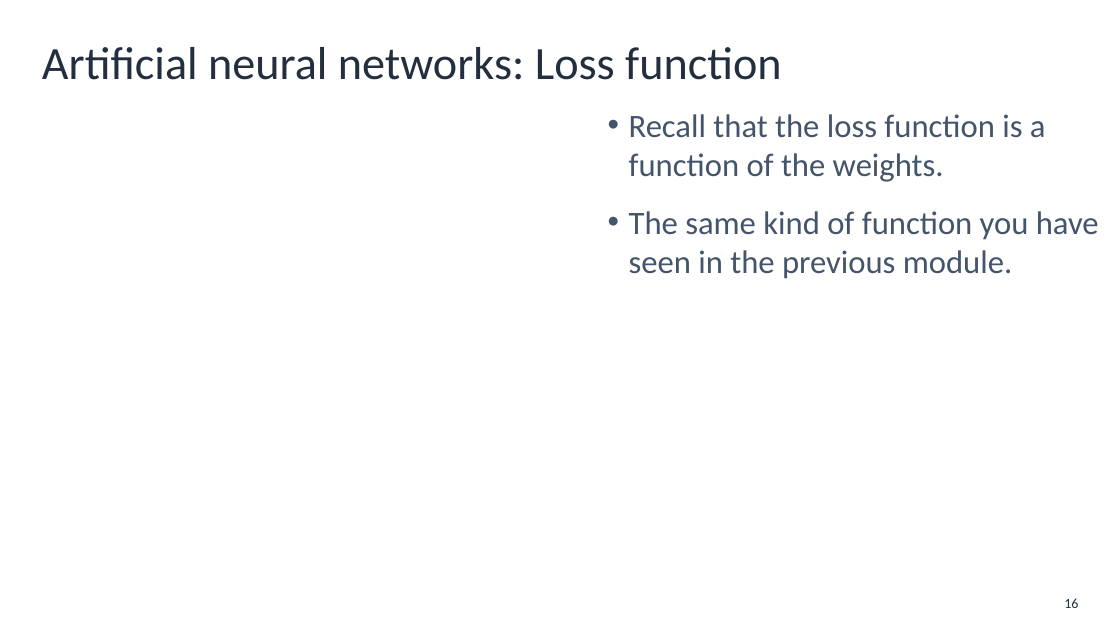
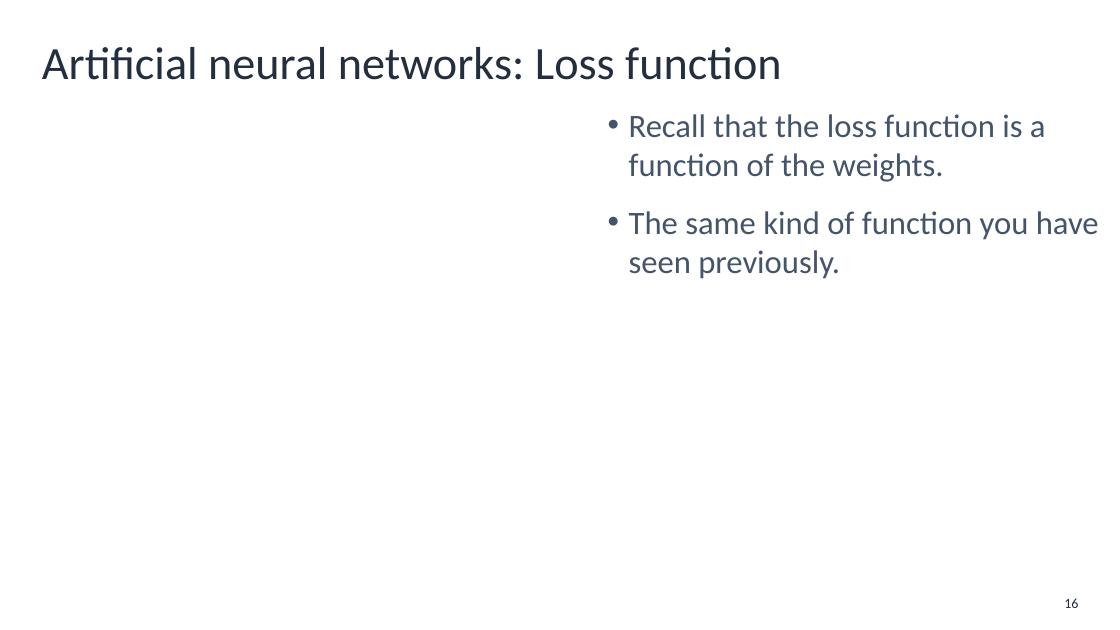
Before and after one commit to aws-mlu/aws-mlu-eep-traditional-ml, a slide deck: slide 16 of mlu-dlti/Lessons/DEV_MLUDTI-EN-M1-L1.pptx. Drawn at 1120x630 pixels with LibreOffice and Linux fonts; fonts in the diff are those of the drawing; grey boxes stand for pictures; background and template pictures are left out. Boxes give left, top, right and bottom in pixels: in the first picture for what was removed or moved away, otherwise in the second. Text is boxed around its words. In the diff, an @@ line names an element or a change of style, - is before the commit and + after.

```diff
--- a/mlu-dlti/Lessons/DEV_MLUDTI-EN-M1-L1.pptx
+++ b/mlu-dlti/Lessons/DEV_MLUDTI-EN-M1-L1.pptx
@@ text at [629,211,1099,279]: text changed @@
-• The same kind of function you have seen in the previous module.
+• The same kind of function you have seen previously.
```
Also in this commit, not shown: 7 other slides changed, 16 other files.
